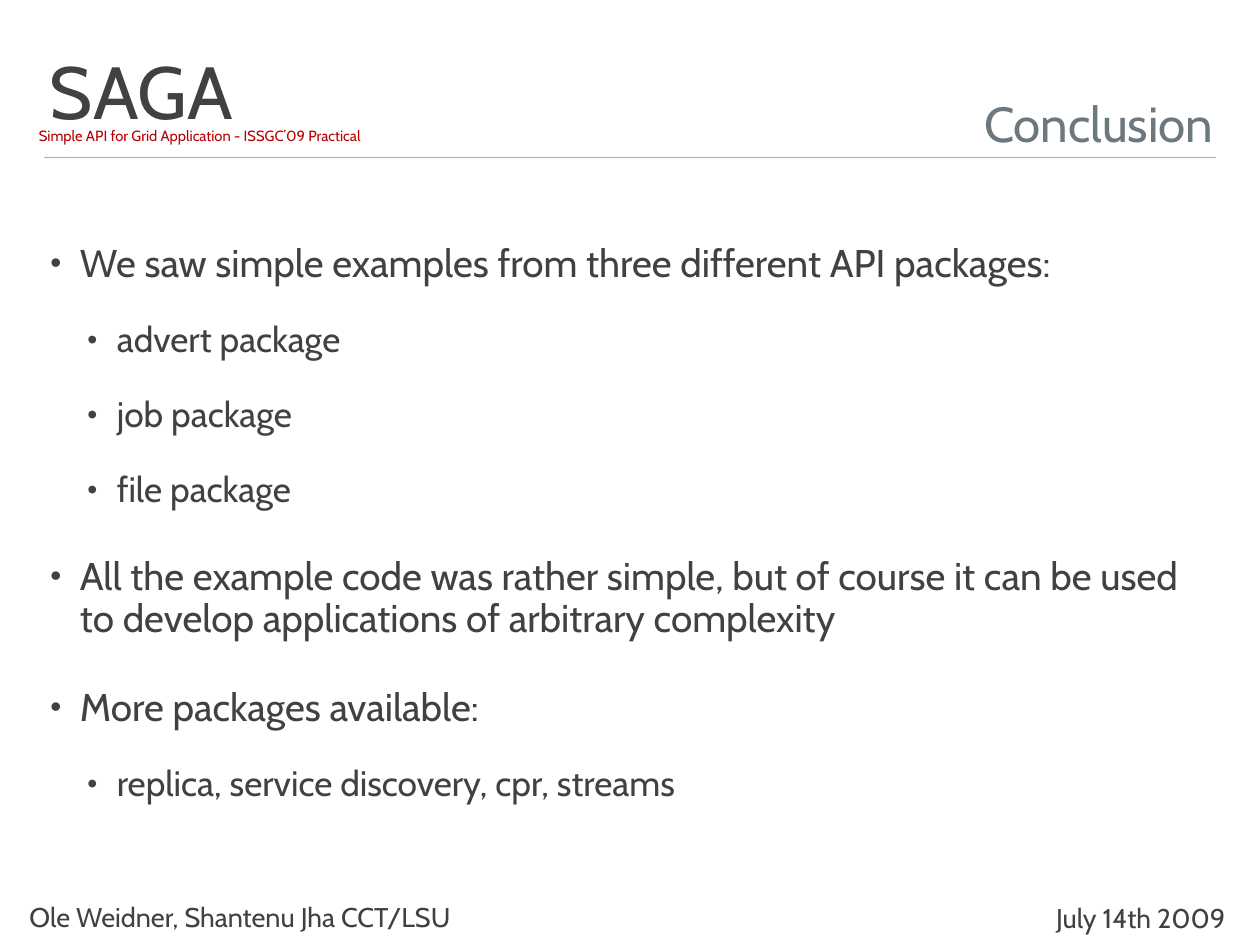
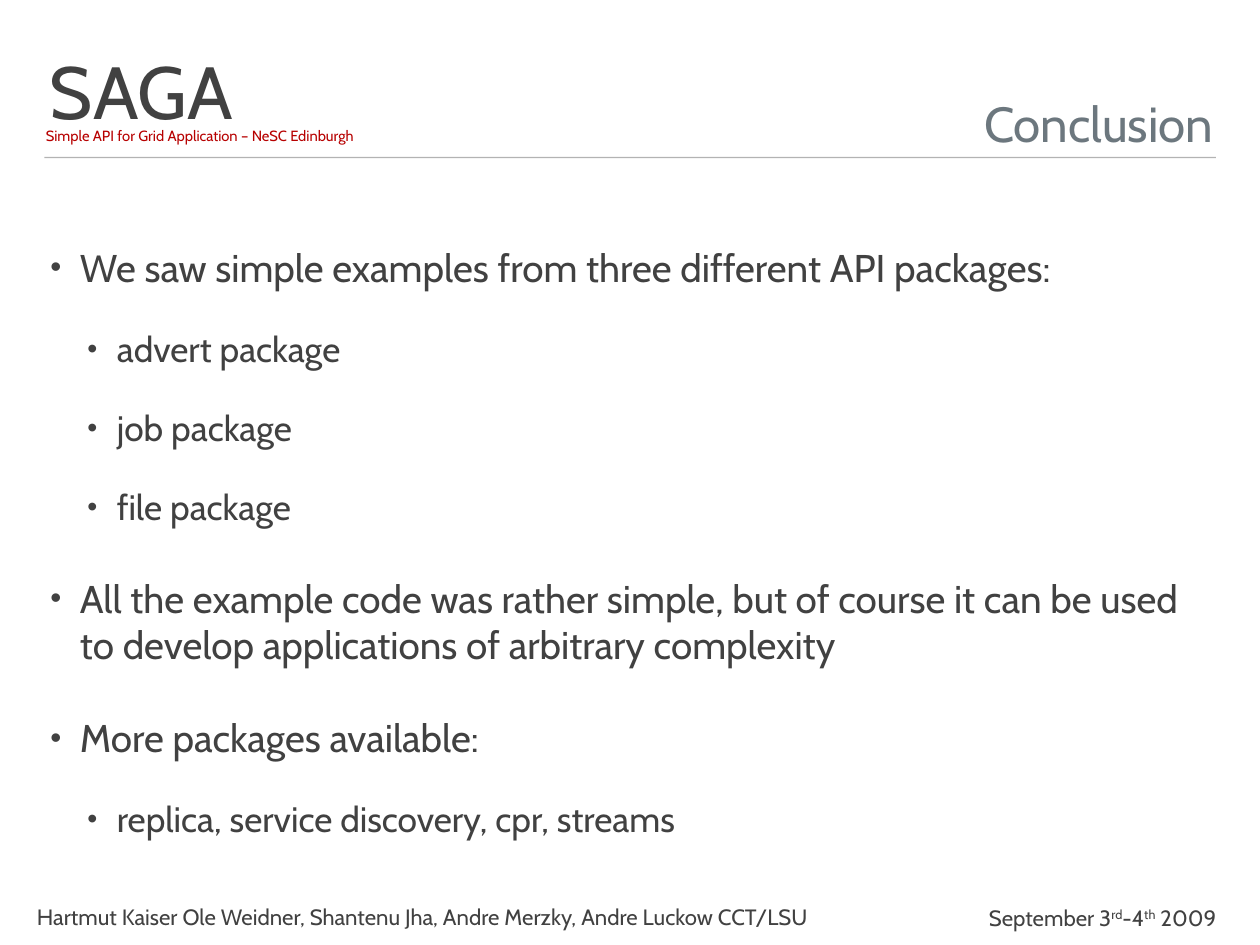
Before and after one commit to saga-project/saga-cpp-legacy-projects, a slide deck: slide 13 of tutorial/NeSC-2009/ISSGC09-Practical-PPT.ppt. Drawn at 1260x945 pixels with LibreOffice and Linux fonts; fonts in the diff are those of the drawing; background and template pictures are left out. Boxes give left, top, right and bottom in pixels: in the first picture for what was removed or moved away, otherwise in the second. Text is boxed around its words. In the diff, an @@ line names an element or a change of style, - is before the commit and + after.

Commit message:
Adding first versions of examples

```diff
--- a/tutorial/NeSC-2009/ISSGC09-Practical-PPT.ppt
+++ b/tutorial/NeSC-2009/ISSGC09-Practical-PPT.ppt
@@ text at bbox=[46, 130, 353, 145]: text changed @@
-Simple API for Grid Application - ISSGC’09 Practical
+Simple API for Grid Application – NeSC Edinburgh
@@ text "We saw simple examples from ..." at bbox=[80, 253, 1177, 841]: line spacing 0.9 to 1 @@
@@ text at bbox=[37, 908, 808, 931]: text changed; size 22 to 18 pt @@
-Ole Weidner, Shantenu Jha CCT/LSU
+Hartmut Kaiser Ole Weidner, Shantenu Jha, Andre Merzky, Andre Luckow CCT/LSU
@@ text added at bbox=[989, 909, 1216, 932], 18 pt, text #414141 @@
+September 3rd-4th 2009
@@ text removed at bbox=[1056, 907, 1225, 934] @@
-July 14th 2009
```
Also in this commit, not shown: 12 other slides changed, 8 other files.
